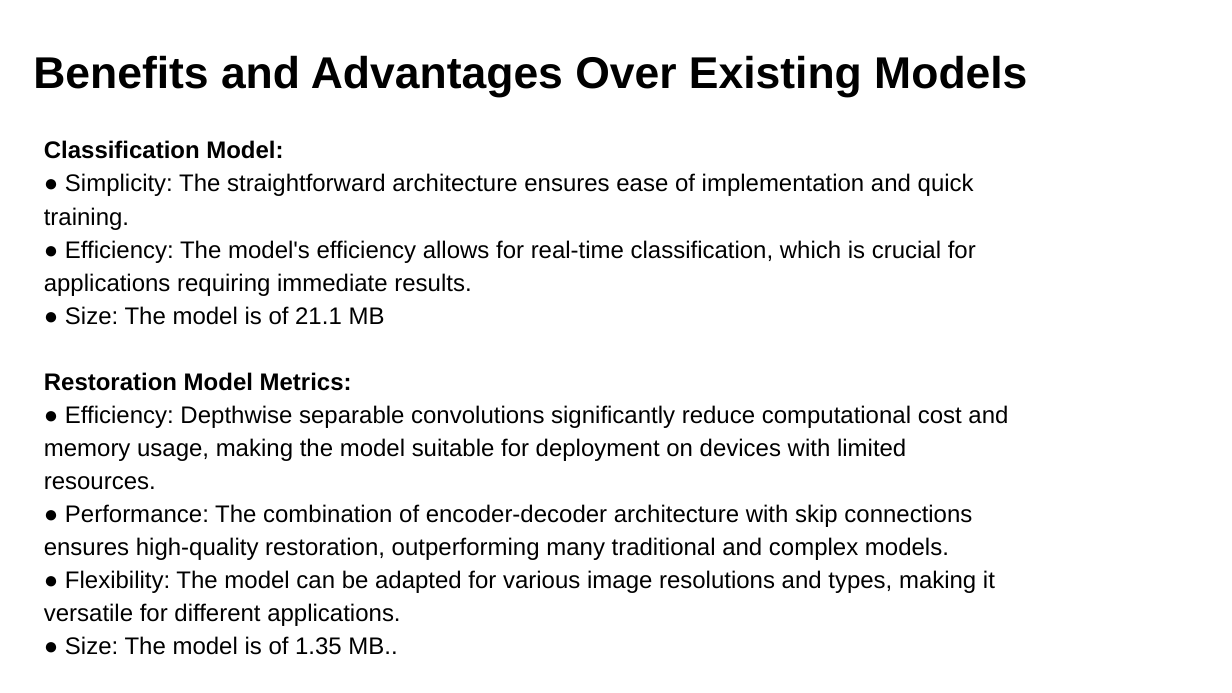
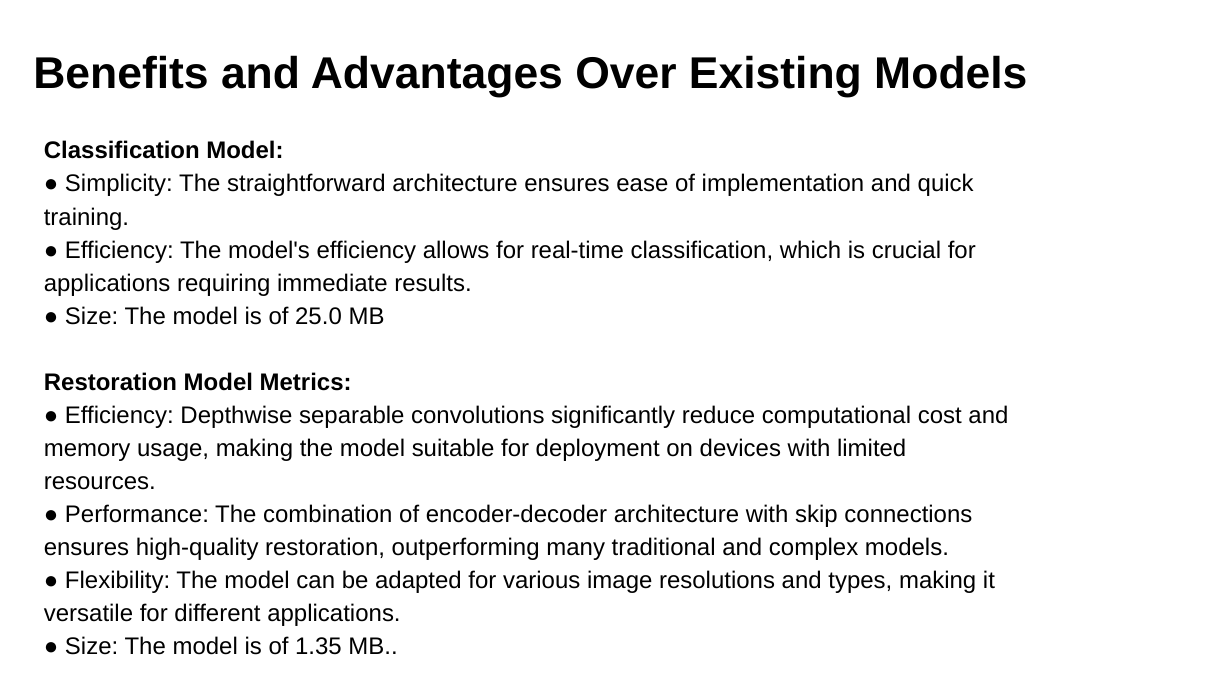
Before and after one commit to nitesh030923/Pixelation-Detection-And-Restoration, a slide deck: slide 14 of Documentation/Intel_Unnati_Submission.pptx (slide 13 before the commit). Drawn at 1232x693 pixels with LibreOffice and Linux fonts; fonts in the diff are those of the drawing; background and template pictures are left out. Boxes give left, top, right and bottom in pixels: in the first picture for what was removed or moved away, otherwise in the second. Text is boxed around its words. In the diff, an @@ line names an element or a change of style, - is before the commit and + after.

```diff
--- a/Documentation/Intel_Unnati_Submission.pptx
+++ b/Documentation/Intel_Unnati_Submission.pptx
@@ text at (65,306,385,325): text changed @@
-● Size: The model is of 21.1 MB
+● Size: The model is of 25.0 MB
```
Also in this commit, not shown: 4 other slides changed, 2 slides added, 1 slide removed.
